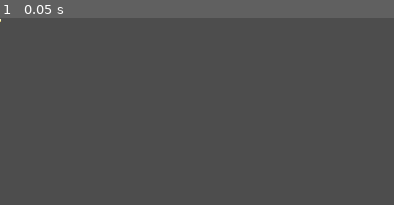
Above: before the commit, frame 1.
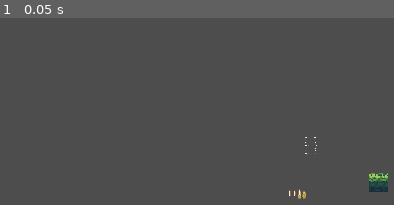
Above: after the commit, the same moment.

Repository: itstaris/gisele-trabalho
Game: Godot game, scene res://scences timo/cena_principal.tscn
The game is run twice, just before and just after one commit, with the same random seed, the same clock (stepped at 60 frames per second) and the same inputs. Before the commit the project starts from res://prefabs/player.tscn.
Inputs:
- Up to frame 1 (0.05 s): no input

The runs differ from the first frame. In frame 1, 0.6% of the frame differs, in the area x 0-99%, y 0-97%.

Commit message:
primeiro commit
Aqui tem o meu joguinho e a interface do jogo bem basica

Diff:
--- a/interface/botao.tscn
+++ /dev/null
@@ -1,7 +0,0 @@
-[gd_scene format=3 uid="uid://ba60628e4at3n"]
-
-[node name="Node2D" type="Node2D"]
-
-[node name="CanvasLayer" type="CanvasLayer" parent="."]
-
-[node name="TouchScreenButton" type="TouchScreenButton" parent="CanvasLayer"]
--- a/prefabs/bambi.tscn
+++ /dev/null
@@ -1,57 +0,0 @@
-[gd_scene load_steps=9 format=3 uid="uid://c6dp2ra3rh4cv"]
-
-[ext_resource type="Script" path="res://prefabs/character_body_2d.gd" id="1_k2k7s"]
-[ext_resource type="Texture2D" uid="uid://ce2tscwnilu6h" path="res://assets/Sprout Lands - Sprites - Basic pack/Characters/Free Chicken Sprites.png" id="2_njb7x"]
-
-[sub_resource type="CapsuleShape2D" id="CapsuleShape2D_rlv27"]
-radius = 4.0
-height = 12.0
-
-[sub_resource type="AtlasTexture" id="AtlasTexture_lk5aq"]
-atlas = ExtResource("2_njb7x")
-region = Rect2(0, 16, 16, 16)
-
-[sub_resource type="AtlasTexture" id="AtlasTexture_eav27"]
-atlas = ExtResource("2_njb7x")
-region = Rect2(16, 16, 16, 16)
-
-[sub_resource type="AtlasTexture" id="AtlasTexture_th1kw"]
-atlas = ExtResource("2_njb7x")
-region = Rect2(32, 16, 16, 16)
-
-[sub_resource type="AtlasTexture" id="AtlasTexture_7l7n5"]
-atlas = ExtResource("2_njb7x")
-region = Rect2(48, 16, 16, 16)
-
-[sub_resource type="SpriteFrames" id="SpriteFrames_yh5f5"]
-animations = [{
-"frames": [{
-"duration": 1.0,
-"texture": SubResource("AtlasTexture_lk5aq")
-}, {
-"duration": 1.0,
-"texture": SubResource("AtlasTexture_eav27")
-}, {
-"duration": 1.0,
-"texture": SubResource("AtlasTexture_th1kw")
-}, {
-"duration": 1.0,
-"texture": SubResource("AtlasTexture_7l7n5")
-}],
-"loop": true,
-"name": &"Idle",
-"speed": 5.0
-}]
-
-[node name="CharacterBody2D" type="CharacterBody2D"]
-collision_layer = 2
-script = ExtResource("1_k2k7s")
-
-[node name="collsion" type="CollisionShape2D" parent="."]
-position = Vector2(-1, 0)
-shape = SubResource("CapsuleShape2D_rlv27")
-
-[node name="AnimatedSprite2D" type="AnimatedSprite2D" parent="."]
-sprite_frames = SubResource("SpriteFrames_yh5f5")
-animation = &"Idle"
-frame_progress = 0.613841
--- a/prefabs/character_body_2d.gd
+++ /dev/null
@@ -1,18 +0,0 @@
-extends CharacterBody2D
-
-const JUMP_VELOCITY = -1800.0
-const GRAVITY = 4200
-
-#var gravity = ProjectSettings.get_setting("physics/2d/default_gravity")
-
-func _physics_process(delta: float) -> void:
-	$AnimatedSprite2D.play("Idle")
-	# Add the gravity.
-	if not is_on_floor():
-		velocity.y += GRAVITY * delta
-
-	# Handle jump.
-	if Input.is_action_just_pressed("ui_accept") and is_on_floor():
-		velocity.y = JUMP_VELOCITY
-
-	move_and_slide()
--- a/prefabs/player.tscn
+++ /dev/null
@@ -1,7 +0,0 @@
-[gd_scene load_steps=2 format=3 uid="uid://bx5xulnh0qc0p"]
-
-[ext_resource type="PackedScene" uid="uid://c6dp2ra3rh4cv" path="res://prefabs/bambi.tscn" id="1_jh5v2"]
-
-[node name="player" type="Node2D"]
-
-[node name="CharacterBody2D" parent="." instance=ExtResource("1_jh5v2")]
--- a/prefabs/vaquinha.tscn
+++ /dev/null
@@ -1,51 +0,0 @@
-[gd_scene load_steps=8 format=3 uid="uid://bu8fuow0fcnsh"]
-
-[ext_resource type="Texture2D" uid="uid://csrvdh7ohbl8u" path="res://assets/Sprout Lands - Sprites - Basic pack/Characters/Free Cow Sprites.png" id="1_b1yoo"]
-[ext_resource type="Script" path="res://scripts/vaquinha.gd" id="1_ecjqh"]
-
-[sub_resource type="CapsuleShape2D" id="CapsuleShape2D_d02de"]
-radius = 8.0
-height = 24.0
-
-[sub_resource type="AtlasTexture" id="AtlasTexture_esjaw"]
-atlas = ExtResource("1_b1yoo")
-region = Rect2(0, 0, 32, 32)
-
-[sub_resource type="AtlasTexture" id="AtlasTexture_pyq8o"]
-atlas = ExtResource("1_b1yoo")
-region = Rect2(32, 0, 32, 32)
-
-[sub_resource type="AtlasTexture" id="AtlasTexture_jdj8b"]
-atlas = ExtResource("1_b1yoo")
-region = Rect2(64, 0, 32, 32)
-
-[sub_resource type="SpriteFrames" id="SpriteFrames_spclx"]
-animations = [{
-"frames": [{
-"duration": 1.0,
-"texture": SubResource("AtlasTexture_esjaw")
-}, {
-"duration": 1.0,
-"texture": SubResource("AtlasTexture_pyq8o")
-}, {
-"duration": 1.0,
-"texture": SubResource("AtlasTexture_jdj8b")
-}],
-"loop": true,
-"name": &"Idle",
-"speed": 5.0
-}]
-
-[node name="vaquinha" type="StaticBody2D"]
-script = ExtResource("1_ecjqh")
-
-[node name="Sprite2D" type="Sprite2D" parent="."]
-
-[node name="CollisionShape2D" type="CollisionShape2D" parent="."]
-position = Vector2(1, 5)
-rotation = 1.5708
-shape = SubResource("CapsuleShape2D_d02de")
-
-[node name="AnimatedSprite2D" type="AnimatedSprite2D" parent="."]
-sprite_frames = SubResource("SpriteFrames_spclx")
-animation = &"Idle"
--- /dev/null
+++ b/prefarbs/banker.tscn
@@ -0,0 +1,16 @@
+[gd_scene load_steps=4 format=3 uid="uid://6uwnj7tp4oft"]
+
+[ext_resource type="Script" path="res://scripts timo/banker.gd" id="1_6tp4r"]
+[ext_resource type="Texture2D" uid="uid://dw06lsj655qk0" path="res://assets/background/ground.png" id="1_wa2w5"]
+
+[sub_resource type="RectangleShape2D" id="RectangleShape2D_756xp"]
+
+[node name="banker" type="Area2D"]
+script = ExtResource("1_6tp4r")
+
+[node name="Sprite2D" type="Sprite2D" parent="."]
+scale = Vector2(0.00868056, 0.208333)
+texture = ExtResource("1_wa2w5")
+
+[node name="CollisionShape2D" type="CollisionShape2D" parent="."]
+shape = SubResource("RectangleShape2D_756xp")
--- /dev/null
+++ b/prefarbs/pessoa_1.tscn
@@ -0,0 +1,20 @@
+[gd_scene load_steps=4 format=3 uid="uid://brch3evg7odt5"]
+
+[ext_resource type="Script" path="res://scripts timo/pessoa_1.gd" id="1_5j2m0"]
+[ext_resource type="Texture2D" uid="uid://bb87bmd82yuho" path="res://assets/Sprout Lands - Sprites - Basic pack/Characters/Basic Charakter Actions.png" id="1_hevsv"]
+
+[sub_resource type="RectangleShape2D" id="RectangleShape2D_kkeo8"]
+
+[node name="pessoa1" type="Area2D"]
+script = ExtResource("1_5j2m0")
+
+[node name="CollisionShape2D" type="CollisionShape2D" parent="."]
+shape = SubResource("RectangleShape2D_kkeo8")
+
+[node name="TouchScreenButton" type="TouchScreenButton" parent="."]
+position = Vector2(-10, -10)
+scale = Vector2(0.208333, 0.0347222)
+texture_normal = ExtResource("1_hevsv")
+
+[connection signal="pressed" from="TouchScreenButton" to="." method="_on_touch_screen_button_pressed"]
+[connection signal="released" from="TouchScreenButton" to="." method="_on_touch_screen_button_released"]
--- /dev/null
+++ b/prefarbs/pessoa_2.tscn
@@ -0,0 +1,20 @@
+[gd_scene load_steps=4 format=3 uid="uid://dq7242xee1n03"]
+
+[ext_resource type="Texture2D" uid="uid://cb7hrx371rakd" path="res://assets/Sprout Lands - Sprites - Basic pack/Characters/Egg_And_Nest.png" id="1_7vkeb"]
+[ext_resource type="Script" path="res://scripts timo/pessoa_2.gd" id="1_wdwbf"]
+
+[sub_resource type="RectangleShape2D" id="RectangleShape2D_vwcd0"]
+
+[node name="pessoa2" type="Area2D"]
+script = ExtResource("1_wdwbf")
+
+[node name="CollisionShape2D" type="CollisionShape2D" parent="."]
+shape = SubResource("RectangleShape2D_vwcd0")
+
+[node name="TouchScreenButton" type="TouchScreenButton" parent="."]
+position = Vector2(-10, -10)
+scale = Vector2(0.3125, 1.25)
+texture_normal = ExtResource("1_7vkeb")
+
+[connection signal="pressed" from="TouchScreenButton" to="." method="_on_touch_screen_button_pressed"]
+[connection signal="released" from="TouchScreenButton" to="." method="_on_touch_screen_button_released"]
--- a/project.godot
+++ b/project.godot
@@ -11,7 +11,7 @@
 [application]
 
 config/name="mudancas-climaticas"
-run/main_scene="res://prefabs/player.tscn"
+run/main_scene="res://scences timo/cena_principal.tscn"
 config/features=PackedStringArray("4.3", "Forward Plus")
 config/icon="res://icon.svg"
 
@@ -22,6 +22,10 @@
 window/size/resizable=false
 window/stretch/mode="canvas_items"
 
+[input_devices]
+
+pointing/emulate_touch_from_mouse=true
+
 [layer_names]
 
 2d_physics/layer_1="world"
--- /dev/null
+++ b/scences timo/cena_principal.tscn
@@ -0,0 +1,23 @@
+[gd_scene load_steps=4 format=3 uid="uid://busv08ge5oc6o"]
+
+[ext_resource type="PackedScene" uid="uid://brch3evg7odt5" path="res://prefarbs/pessoa_1.tscn" id="1_kkci2"]
+[ext_resource type="PackedScene" uid="uid://dq7242xee1n03" path="res://prefarbs/pessoa_2.tscn" id="3_u7qcn"]
+[ext_resource type="PackedScene" uid="uid://6uwnj7tp4oft" path="res://prefarbs/banker.tscn" id="5_05g2o"]
+
+[node name="Cena principal" type="Node2D"]
+
+[node name="pessoa1" parent="." instance=ExtResource("1_kkci2")]
+position = Vector2(983, 402)
+scale = Vector2(3, 3)
+
+[node name="pessoa2" parent="." instance=ExtResource("3_u7qcn")]
+position = Vector2(940, 549)
+scale = Vector2(3, 3)
+
+[node name="banker" parent="." instance=ExtResource("5_05g2o")]
+position = Vector2(1199, 521)
+scale = Vector2(3, 3)
+
+[connection signal="area_entered" from="pessoa1" to="pessoa1" method="_on_area_entered"]
+[connection signal="area_entered" from="pessoa2" to="pessoa2" method="_on_area_entered"]
+[connection signal="area_entered" from="banker" to="banker" method="_on_area_entered"]
--- /dev/null
+++ b/scences timo/genhouuuu.tscn
@@ -0,0 +1,9 @@
+[gd_scene load_steps=2 format=3 uid="uid://dd45yvi4fcmx1"]
+
+[ext_resource type="Texture2D" uid="uid://dw06lsj655qk0" path="res://assets/background/ground.png" id="1_x4j2q"]
+
+[node name="genhouuuu" type="Node2D"]
+
+[node name="Sprite2D" type="Sprite2D" parent="."]
+position = Vector2(1200, 594)
+texture = ExtResource("1_x4j2q")
--- /dev/null
+++ b/scences timo/lobby.tscn
@@ -0,0 +1,107 @@
+[gd_scene load_steps=7 format=3 uid="uid://blb61dgrmk3v3"]
+
+[ext_resource type="Texture2D" uid="uid://dg541l10ljbsp" path="res://assets/background/mapa-mundi-em-fundo-azul.webp" id="1_35el5"]
+[ext_resource type="Script" path="res://scripts timo/lobby.gd" id="1_ux8m7"]
+[ext_resource type="Texture2D" uid="uid://blnayfmqe7eyc" path="res://assets/background/plx-1.png" id="2_7j5s2"]
+[ext_resource type="Texture2D" uid="uid://bcv2khmof4dxt" path="res://assets/background/plx-2.png" id="3_4kwju"]
+[ext_resource type="Texture2D" uid="uid://cbskf5jd0q6ak" path="res://assets/background/plx-3.png" id="5_nibxs"]
+
+[sub_resource type="SpriteFrames" id="SpriteFrames_ykqjq"]
+animations = [{
+"frames": [{
+"duration": 1.0,
+"texture": ExtResource("2_7j5s2")
+}, {
+"duration": 1.0,
+"texture": ExtResource("3_4kwju")
+}],
+"loop": true,
+"name": &"default",
+"speed": 5.0
+}, {
+"frames": [{
+"duration": 1.0,
+"texture": ExtResource("2_7j5s2")
+}, {
+"duration": 1.0,
+"texture": ExtResource("5_nibxs")
+}, {
+"duration": 1.0,
+"texture": ExtResource("5_nibxs")
+}, {
+"duration": 1.0,
+"texture": ExtResource("5_nibxs")
+}, {
+"duration": 1.0,
+"texture": ExtResource("5_nibxs")
+}, {
+"duration": 1.0,
+"texture": ExtResource("2_7j5s2")
+}, {
+"duration": 1.0,
+"texture": ExtResource("5_nibxs")
+}, {
+"duration": 1.0,
+"texture": ExtResource("5_nibxs")
+}, {
+"duration": 1.0,
+"texture": ExtResource("2_7j5s2")
+}, {
+"duration": 1.0,
+"texture": ExtResource("5_nibxs")
+}, {
+"duration": 1.0,
+"texture": ExtResource("2_7j5s2")
+}, {
+"duration": 1.0,
+"texture": ExtResource("5_nibxs")
+}],
+"loop": false,
+"name": &"escolhido",
+"speed": 5.0
+}]
+
+[node name="Control" type="Control"]
+layout_mode = 3
+anchors_preset = 15
+anchor_right = 1.0
+anchor_bottom = 1.0
+grow_horizontal = 2
+grow_vertical = 2
+script = ExtResource("1_ux8m7")
+
+[node name="mapa" type="Sprite2D" parent="."]
+position = Vector2(1266, 586)
+scale = Vector2(4.22, 3.40237)
+texture = ExtResource("1_35el5")
+
+[node name="america do norte" type="AnimatedSprite2D" parent="."]
+position = Vector2(591, 465)
+scale = Vector2(0.0720486, 0.0956791)
+sprite_frames = SubResource("SpriteFrames_ykqjq")
+animation = &"escolhido"
+autoplay = "default"
+
+[node name="russia" type="AnimatedSprite2D" parent="."]
+position = Vector2(1835, 366)
+scale = Vector2(0.0720486, 0.0956791)
+sprite_frames = SubResource("SpriteFrames_ykqjq")
+animation = &"escolhido"
+autoplay = "default"
+
+[node name="africa" type="AnimatedSprite2D" parent="."]
+position = Vector2(1362, 703)
+scale = Vector2(0.0720486, 0.0956791)
+sprite_frames = SubResource("SpriteFrames_ykqjq")
+autoplay = "default"
+frame_progress = 0.406081
+
+[node name="brasil" type="AnimatedSprite2D" parent="."]
+position = Vector2(834, 810)
+scale = Vector2(0.0720486, 0.0956791)
+sprite_frames = SubResource("SpriteFrames_ykqjq")
+autoplay = "default"
+frame_progress = 0.406081
+
+[connection signal="animation_finished" from="america do norte" to="." method="_on_america_do_norte_animation_finished"]
+[connection signal="animation_finished" from="russia" to="." method="_on_russia_animation_finished"]
--- /dev/null
+++ b/scences timo/menu.tscn
@@ -0,0 +1,20 @@
+[gd_scene load_steps=3 format=3 uid="uid://7i23bneyp2g7"]
+
+[ext_resource type="Texture2D" uid="uid://blnayfmqe7eyc" path="res://assets/background/plx-1.png" id="1_cgkh0"]
+[ext_resource type="Script" path="res://scripts timo/menu.gd" id="2_hntmq"]
+
+[node name="menu" type="Sprite2D"]
+position = Vector2(1264, 594)
+scale = Vector2(2.1875, 1.82099)
+texture = ExtResource("1_cgkh0")
+script = ExtResource("2_hntmq")
+
+[node name="Button" type="Button" parent="."]
+offset_left = -167.314
+offset_top = -63.7017
+offset_right = 137.686
+offset_bottom = 11.2983
+theme_override_font_sizes/font_size = 48
+text = "Play"
+
+[connection signal="button_down" from="Button" to="." method="_on_button_button_down"]
--- a/scenes/cena.tscn
+++ /dev/null
@@ -1,23 +0,0 @@
-[gd_scene load_steps=3 format=3 uid="uid://b04px1l67j4bv"]
-
-[ext_resource type="PackedScene" uid="uid://bx5xulnh0qc0p" path="res://prefabs/player.tscn" id="1_b5s48"]
-
-[sub_resource type="RectangleShape2D" id="RectangleShape2D_b4pdo"]
-size = Vector2(6954, 330)
-
-[node name="Node2D" type="Node2D"]
-
-[node name="player" parent="." instance=ExtResource("1_b5s48")]
-position = Vector2(872, 768)
-scale = Vector2(15, 15)
-
-[node name="Camera2D" type="Camera2D" parent="."]
-position = Vector2(1266, 585)
-
-[node name="RigidBody2D" type="RigidBody2D" parent="."]
-position = Vector2(3232, 1024)
-disable_mode = 1
-collision_mask = 2
-
-[node name="CollisionShape2D" type="CollisionShape2D" parent="RigidBody2D"]
-shape = SubResource("RectangleShape2D_b4pdo")
--- a/scenes/cena2.tscn
+++ /dev/null
@@ -1,37 +0,0 @@
-[gd_scene load_steps=5 format=3 uid="uid://cg1uixnnpggn5"]
-
-[ext_resource type="Texture2D" uid="uid://blnayfmqe7eyc" path="res://assets/background/plx-1.png" id="1_1x2fi"]
-[ext_resource type="Texture2D" uid="uid://bcv2khmof4dxt" path="res://assets/background/plx-2.png" id="2_iu5vw"]
-[ext_resource type="Texture2D" uid="uid://cbskf5jd0q6ak" path="res://assets/background/plx-3.png" id="3_qrsuc"]
-[ext_resource type="Texture2D" uid="uid://dwtr7i557b0n7" path="res://assets/background/plx-5.png" id="4_wwn4k"]
-
-[node name="ParallaxBackground" type="ParallaxBackground"]
-
-[node name="Sprite2D" type="Sprite2D" parent="."]
-scale = Vector2(2, 1)
-texture = ExtResource("1_1x2fi")
-centered = false
-
-[node name="ParallaxLayer" type="ParallaxLayer" parent="."]
-motion_scale = Vector2(0.6, 1)
-motion_mirroring = Vector2(1152, 0)
-
-[node name="Sprite2D" type="Sprite2D" parent="ParallaxLayer"]
-texture = ExtResource("2_iu5vw")
-centered = false
-
-[node name="ParallaxLayer2" type="ParallaxLayer" parent="."]
-motion_scale = Vector2(0.6, 1)
-motion_mirroring = Vector2(1152, 0)
-
-[node name="Sprite2D" type="Sprite2D" parent="ParallaxLayer2"]
-texture = ExtResource("3_qrsuc")
-centered = false
-
-[node name="ParallaxLayer3" type="ParallaxLayer" parent="."]
-motion_scale = Vector2(0.6, 1)
-motion_mirroring = Vector2(1152, 0)
-
-[node name="Sprite2D" type="Sprite2D" parent="ParallaxLayer3"]
-texture = ExtResource("4_wwn4k")
-centered = false
--- a/scenes/ground.tscn
+++ /dev/null
@@ -1,18 +0,0 @@
-[gd_scene load_steps=3 format=3 uid="uid://drkgy5ralxbro"]
-
-[ext_resource type="Texture2D" uid="uid://dw06lsj655qk0" path="res://assets/background/ground.png" id="1_secdt"]
-
-[sub_resource type="RectangleShape2D" id="RectangleShape2D_4f0ee"]
-size = Vector2(2532, 90)
-
-[node name="ground" type="StaticBody2D"]
-
-[node name="Sprite2D" type="Sprite2D" parent="."]
-position = Vector2(0, 1074)
-scale = Vector2(1.09896, 1)
-texture = ExtResource("1_secdt")
-centered = false
-
-[node name="CollisionShape2D" type="CollisionShape2D" parent="."]
-position = Vector2(1266, 1125)
-shape = SubResource("RectangleShape2D_4f0ee")
--- a/scenes/main.tscn
+++ /dev/null
@@ -1,28 +0,0 @@
-[gd_scene load_steps=6 format=3 uid="uid://ds4u781a8lie2"]
-
-[ext_resource type="Script" path="res://scripts/main.gd" id="1_0o0yt"]
-[ext_resource type="PackedScene" uid="uid://cg1uixnnpggn5" path="res://scenes/cena2.tscn" id="1_kxvpr"]
-[ext_resource type="PackedScene" uid="uid://drkgy5ralxbro" path="res://scenes/ground.tscn" id="3_1gwas"]
-[ext_resource type="PackedScene" uid="uid://bu8fuow0fcnsh" path="res://prefabs/vaquinha.tscn" id="3_xgc46"]
-[ext_resource type="PackedScene" uid="uid://c6dp2ra3rh4cv" path="res://prefabs/bambi.tscn" id="5_t4gmp"]
-
-[node name="Main" type="Node"]
-script = ExtResource("1_0o0yt")
-
-[node name="ParallaxBackground" parent="." instance=ExtResource("1_kxvpr")]
-scale = Vector2(1.79, 1.79)
-transform = Transform2D(1.79, 0, 0, 1.79, 0, 0)
-
-[node name="ground" parent="." instance=ExtResource("3_1gwas")]
-
-[node name="Camera2D" type="Camera2D" parent="."]
-position = Vector2(1266, 585)
-scale = Vector2(2.21, 2.21)
-
-[node name="vaquinha" parent="." instance=ExtResource("3_xgc46")]
-position = Vector2(1901, 867)
-scale = Vector2(16, 16)
-
-[node name="CharacterBody2D" parent="." instance=ExtResource("5_t4gmp")]
-position = Vector2(384, 959)
-scale = Vector2(16, 16)
--- /dev/null
+++ b/scripts timo/banker.gd
@@ -0,0 +1,17 @@
+extends Area2D
+
+@export var lv_banker = 2
+@export var pessoas = 0
+
+func _ready() -> void:
+	pass
+
+
+func _process(delta: float) -> void:
+	if lv_banker == pessoas:
+		get_tree().change_scene_to_file("res://scences timo/genhouuuu.tscn")
+
+
+
+func _on_area_entered(area: Area2D) -> void:
+	pessoas += 1
--- /dev/null
+++ b/scripts timo/lobby.gd
@@ -0,0 +1,27 @@
+extends Control
+
+var escolhendo_mapa = 0
+const MINIMO = 1
+const MAXIMO = 10
+var tempo = 0
+const TEMPO_MAXIMO = 3
+
+# Called when the node enters the scene tree for the first time.
+func _ready() -> void:
+	escolhendo_mapa = randi_range(MINIMO,MAXIMO)
+
+func _process(delta: float) -> void:
+	tempo += delta
+	if tempo >= TEMPO_MAXIMO:
+		if escolhendo_mapa % 2 != 0:
+			$"america do norte".play("escolhido")
+		else:
+			$russia.play("escolhido")
+
+
+func _on_america_do_norte_animation_finished() -> void:
+	get_tree().change_scene_to_file("res://scences timo/cena_principal.tscn")
+
+
+func _on_russia_animation_finished() -> void:
+	get_tree().change_scene_to_file("res://scences timo/genhouuuu.tscn")
--- a/scripts/vaquinha.gd
+++ b/scripts timo/menu.gd
@@ -1,4 +1,4 @@
-extends StaticBody2D
+extends Sprite2D
 
 
 # Called when the node enters the scene tree for the first time.
@@ -8,4 +8,8 @@
 
 # Called every frame. 'delta' is the elapsed time since the previous frame.
 func _process(delta: float) -> void:
-	$AnimatedSprite2D.play("Idle")
+	pass
+
+
+func _on_button_button_down() -> void:
+	get_tree().change_scene_to_file("res://scences timo/lobby.tscn")
--- /dev/null
+++ b/scripts timo/pessoa_1.gd
@@ -0,0 +1,21 @@
+extends Area2D
+var clicando = false
+
+func _ready() -> void:
+	pass
+
+
+func _process(delta: float) -> void:
+	if clicando == true:
+		position = get_global_mouse_position()
+
+func _on_touch_screen_button_pressed() -> void:
+	clicando = true
+
+
+func _on_touch_screen_button_released() -> void:
+	clicando = false
+
+
+func _on_area_entered(area: Area2D) -> void:
+	queue_free()
--- /dev/null
+++ b/scripts timo/pessoa_2.gd
@@ -0,0 +1,23 @@
+extends Area2D
+var clicando = false
+
+# Called when the node enters the scene tree for the first time.
+func _ready() -> void:
+	pass # Replace with function body.
+
+
+# Called every frame. 'delta' is the elapsed time since the previous frame.
+func _process(delta: float) -> void:
+	if clicando == true:
+		position = get_global_mouse_position()
+
+func _on_touch_screen_button_pressed() -> void:
+	clicando = true
+
+
+func _on_touch_screen_button_released() -> void:
+	clicando = false
+
+
+func _on_area_entered(area: Area2D) -> void:
+	queue_free()
--- a/scripts/main.gd
+++ /dev/null
@@ -1,23 +0,0 @@
-extends Node
-
-var speed : float
-const PLAYER_START_POS := Vector2i(467, 968)
-const START_SPEED : float = 14.0
-const CAM_START_POS := Vector2i(1266, 585)
-
-# Called when the node enters the scene tree for the first time.
-func _ready() -> void:
-	new_game()
-
-func new_game():
-	$CharacterBody2D.position = PLAYER_START_POS
-	$CharacterBody2D.velocity = Vector2i(0, 0)
-	$Camera2D.position = CAM_START_POS
-	$ground.position = Vector2i(0, 0)
-
-# Called every frame. 'delta' is the elapsed time since the previous frame.
-func _process(delta: float) -> void:
-	speed = START_SPEED
-
-	$CharacterBody2D.position.x += speed
-	$Camera2D.position.x += speed
Not shown, added: assets/background/mapa-mundi-em-fundo-azul.webp.import
